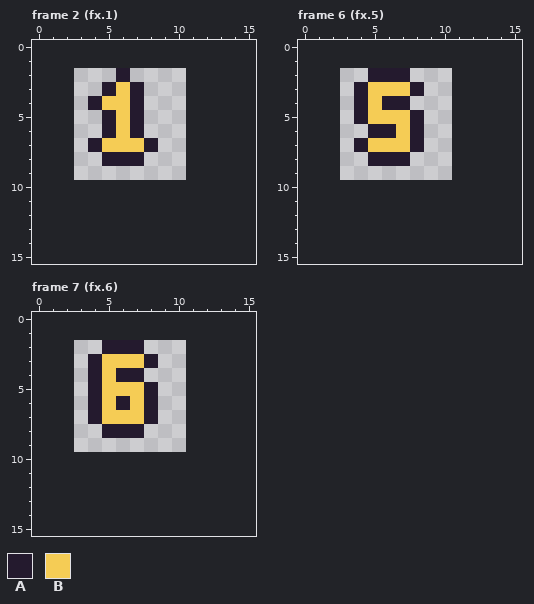
Two versions of one pixel-art file, build/aseprite/fx.aseprite. Above: the version before the commit.
8x8 pixels, 11 frames. Shown: frame 2 (fx.1), frame 6 (fx.5), frame 7 (fx.6). The old version is drawn lined up with the new one, on the new canvas. The commit also changed other frames, which this record leaves out.
Palette (. is transparent): A #241a2e  B #f5cc55
Pixels before, frame 2 (fx.1), first column x 4:
2 ..A..
3 .ABA.
4 ABBA.
5 .ABA.
6 .ABA.
7 ABBBA
8 .AAA.
Pixels before, frame 6 (fx.5), first column x 4:
2 .AAA.
3 ABBBA
4 ABAA.
5 ABBBA
6 .AABA
7 ABBBA
8 .AAA.
Pixels before, frame 7 (fx.6), first column x 4:
2 .AAA.
3 ABBBA
4 ABAA.
5 ABBBA
6 ABABA
7 ABBBA
8 .AAA.
After:
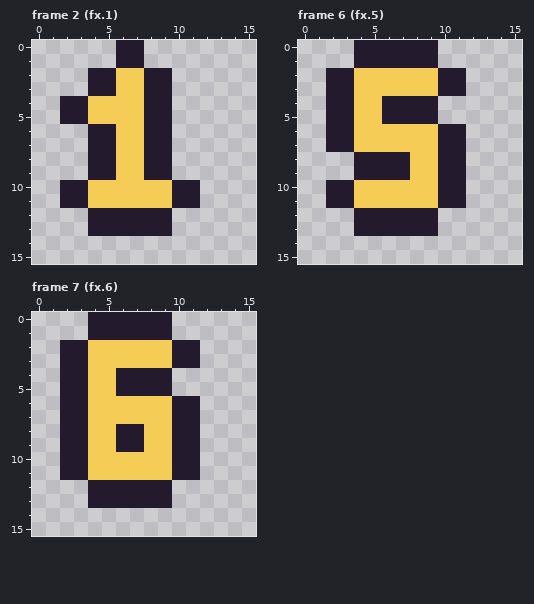
The edit:
canvas 8x8 -> 16x16, the old top-left corner now at 3,2
Frame 2 (fx.1):
y 0..1: x 6..7 .. -> AA
y 2: x 4..9 ..A... -> AABBAA
y 3: x 4 . -> A; x 7..9 A.. -> BAA
y 4: x 2..4 ..A -> AAB; x 7..9 A.. -> BAA
y 5: x 2..5 ...A -> AABB; x 7..9 A.. -> BAA
y 6: x 4 . -> A; x 7..9 A.. -> BAA
y 7: x 5 B -> A; x 9 . -> A
y 8: x 4 . -> A; x 6..9 AA.. -> BBAA
y 9: x 4..9 ...... -> AABBAA
y 10..11: x 2..11 .......... -> AABBBBBBAA
y 12..13: x 4..9 ...... -> AAAAAA
Frame 6 (fx.5):
y 0..1: x 4..9 ...... -> AAAAAA
y 2: x 2..11 ...AAA.... -> AABBBBBBAA
y 3: x 2..4 ..A -> AAB; x 8..11 A... -> BBAA
y 4: x 2..4 ..A -> AAB; x 8..9 .. -> AA
y 5: x 2..4 ..A -> AAB; x 6..7 BB -> AA; x 9 . -> A
y 6: x 2..6 ...AA -> AABBB; x 8..11 A... -> BBAA
y 7: x 2..4 ..A -> AAB; x 8..11 A... -> BBAA
y 8: x 4 . -> A; x 8..11 .... -> BBAA
y 9: x 4..11 ........ -> AAAABBAA
y 10..11: x 2..11 .......... -> AABBBBBBAA
y 12..13: x 4..9 ...... -> AAAAAA
Frame 7 (fx.6):
y 0..1: x 4..9 ...... -> AAAAAA
y 2: x 2..11 ...AAA.... -> AABBBBBBAA
y 3: x 2..4 ..A -> AAB; x 8..11 A... -> BBAA
y 4: x 2..4 ..A -> AAB; x 8..9 .. -> AA
y 5: x 2..4 ..A -> AAB; x 6..7 BB -> AA; x 9 . -> A
y 6: x 2..4 ..A -> AAB; x 6 A -> B; x 8..11 A... -> BBAA
y 7: x 2..4 ..A -> AAB; x 8..11 A... -> BBAA
y 8: x 2..5 ...A -> AABB; x 8..11 .... -> BBAA
y 9: x 2..11 .......... -> AABBAABBAA
y 10..11: x 2..11 .......... -> AABBBBBBAA
y 12..13: x 4..9 ...... -> AAAAAA
